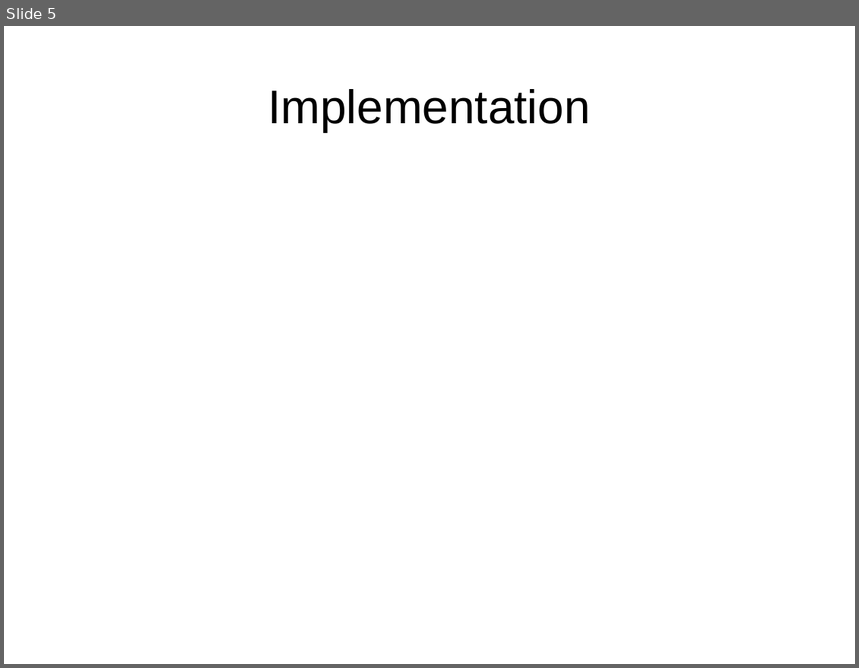
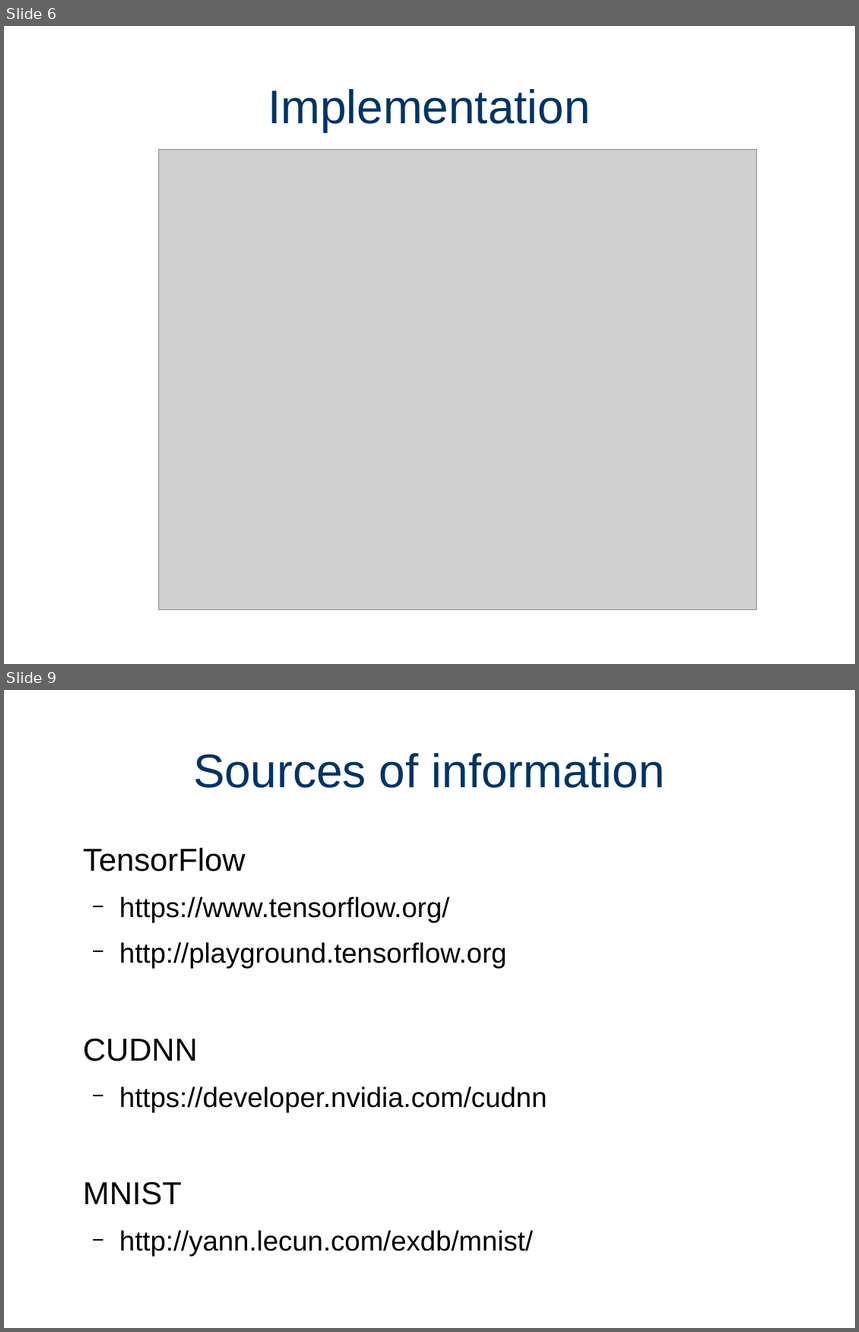
Before and after one commit to gSilas/special-palm-tree, a slide deck: presentation.odp. Shown one above the other, each under a label of ours: slide 5 before the commit, slides 6 and 9 after it; the slides between them are not shown. The pictures are 859x668 and 859x1332 pixels, drawn with LibreOffice and Linux fonts; fonts in the diff are those of the drawing; grey boxes stand for pictures. Boxes give left, top, right and bottom in pixels: in the first picture for what was removed or moved away, otherwise in the second. Text is boxed around its words. In the diff, an @@ line names an element or a change of style, - is before the commit and + after.

```diff
--- a/presentation.odp
+++ b/presentation.odp
@@ slide 9 added at (4,690,855,1328), background #FFFFFF @@
@@ title added at (193,753,665,788), 44 pt, text #003366 @@
+Sources of information
@@ text added at (83,847,547,1257), 25.9 pt, text #000000 @@
+TensorFlow
+  − https://www.tensorflow.org/
+  − http://playground.tensorflow.org
+CUDNN
+  − https://developer.nvidia.com/cudnn
+MNIST
+  − http://yann.lecun.com/exdb/mnist/
@@ what was slide 5 is now slide 6 @@
@@ slide 6 changed as well @@
@@ title "Implementation" at (268,89,590,132): text colour #000000 to #003366 @@
@@ picture added at (158,150,757,610) @@
```
Also in this commit, not shown: 2 other slides changed, 5 other slides added, 5 slides removed, 5 other files.
